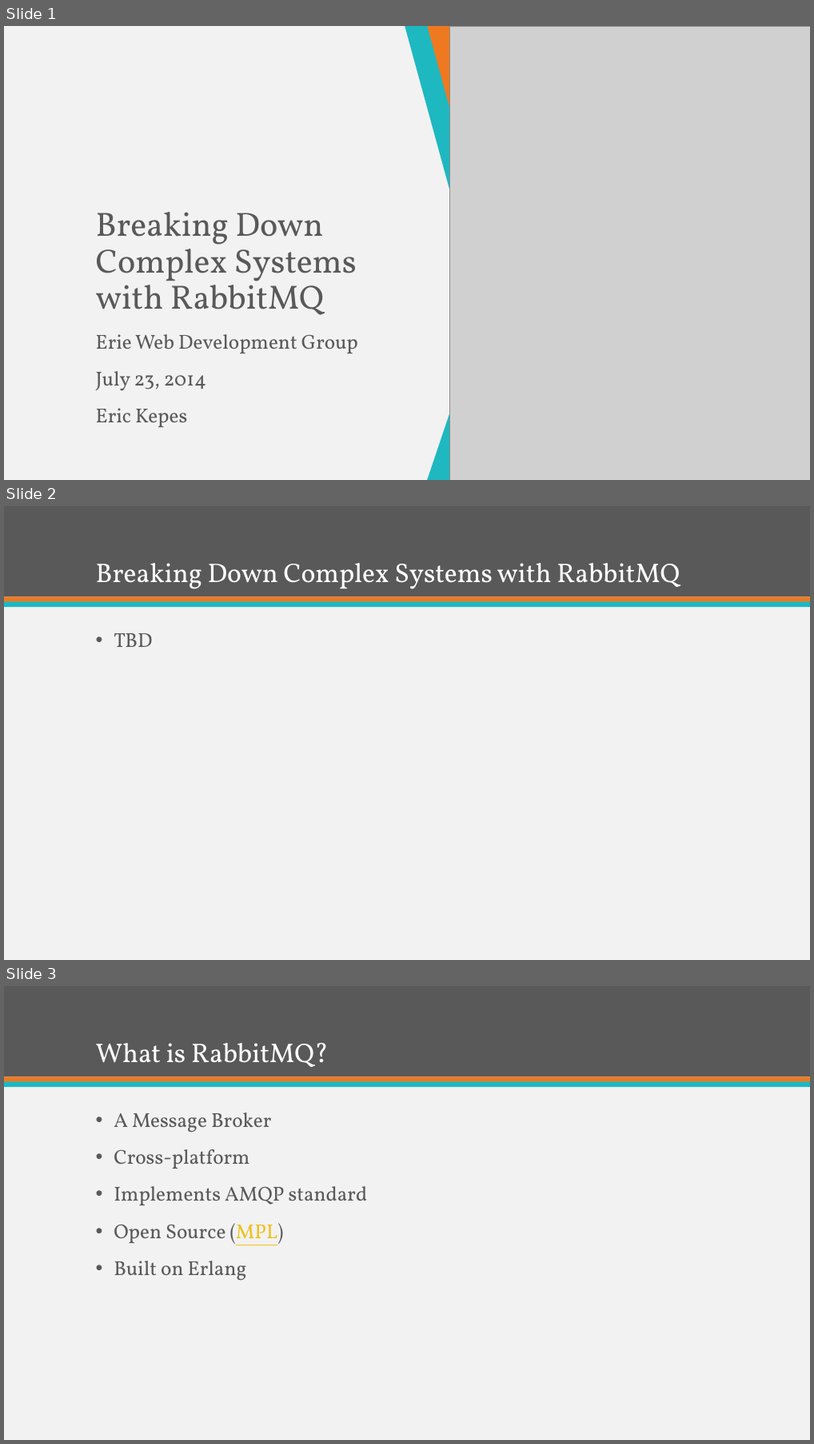
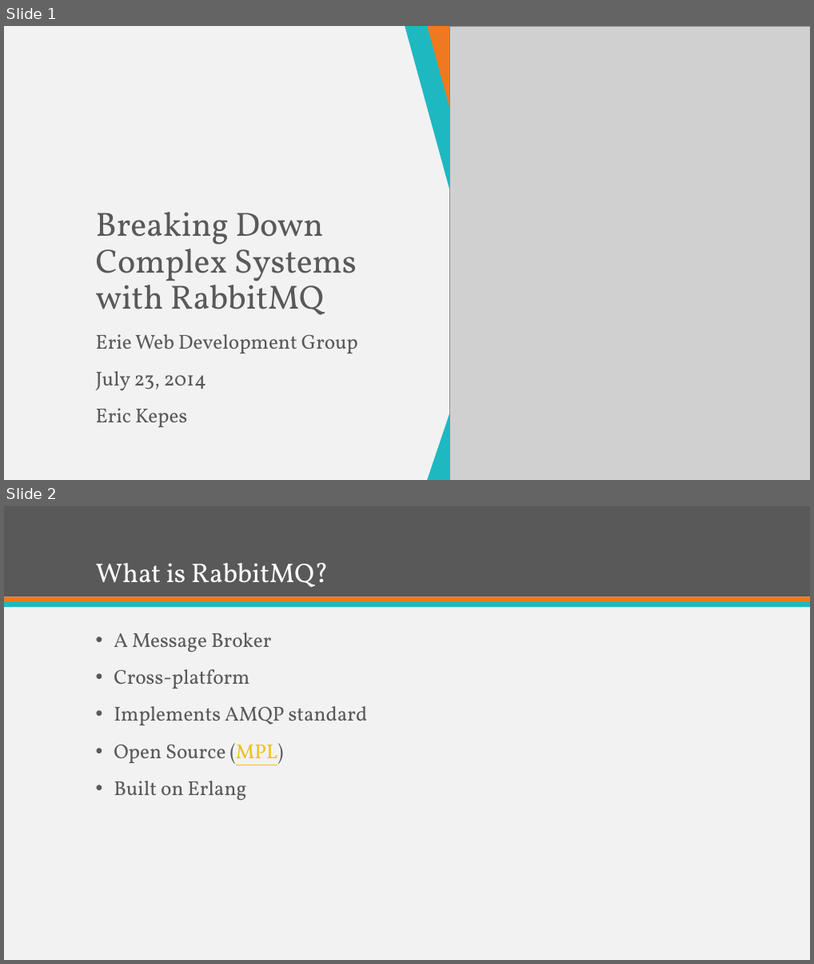
Before and after one commit to ekepes/Presentations, a slide deck: BreakingDownComplexSystemswithRabbitMQ/Breaking Down Complex Systems with RabbitMQ.pptx. Shown one above the other, each under a label of ours: slides 1, 2 and 3 before the commit, slides 1 and 2 after it. The pictures are 814x1444 and 814x964 pixels, drawn with LibreOffice and Linux fonts; fonts in the diff are those of the drawing; grey boxes stand for pictures. Boxes give left, top, right and bottom in pixels: in the first picture for what was removed or moved away, otherwise in the second. Text is boxed around its words. In the diff, an @@ line names an element or a change of style, - is before the commit and + after.

```diff
--- a/BreakingDownComplexSystemswithRabbitMQ/Breaking Down Complex Systems with RabbitMQ.pptx
+++ b/BreakingDownComplexSystemswithRabbitMQ/Breaking Down Complex Systems with RabbitMQ.pptx
@@ slide 2 removed at [4,506,810,960], background #F2F2F2; not listed: 3 template elements that a slide beside it also shows @@
@@ title removed at [96,563,680,589] @@
-Breaking Down Complex Systems with RabbitMQ
@@ text removed at [114,633,152,647] @@
-• TBD
@@ what was slide 3 is now slide 2 @@
```
Also in this commit, not shown: 10 slides changed, 1 slide added, 3 other slides removed.
